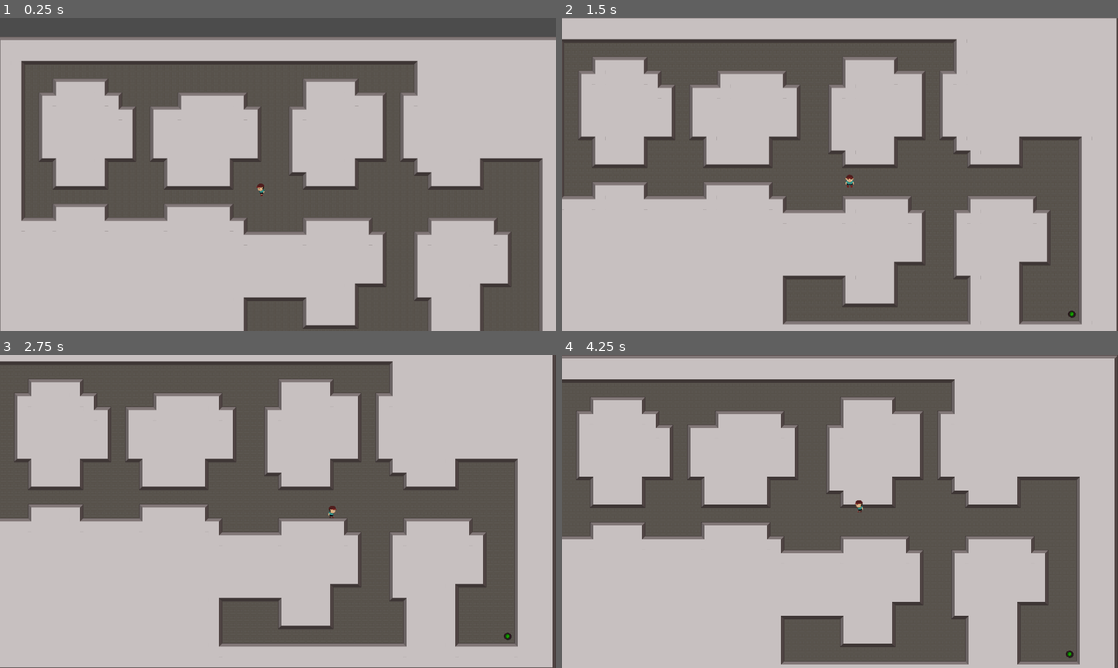
Above: before the commit, frames 1-4 (two rows, left to right).
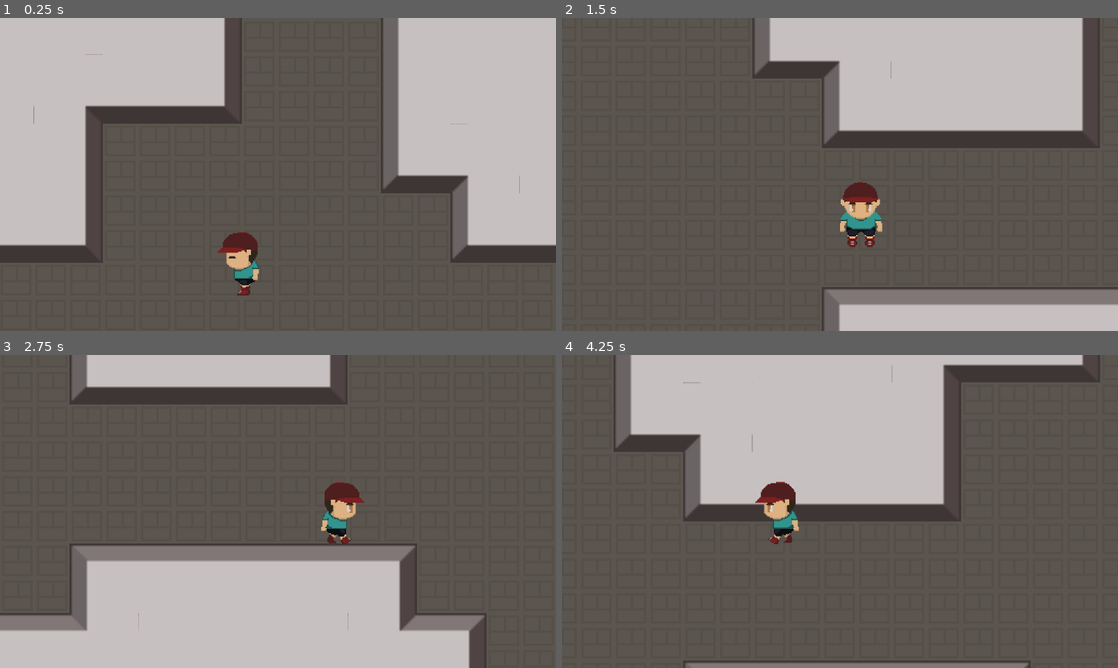
Above: after the commit, the same moments.

Repository: keklingaiu/B453-project
Game: Godot game, scene res://Game.tscn
The game is run twice, just before and just after one commit, with the same random seed, the same clock (stepped at 60 frames per second) and the same inputs.
Inputs:
- Up to frame 1 (0.25 s): no input
- Up to frame 2 (1.5 s): hold D (right) 0.53-1.28 s; hold S (down) from 1.28 s (still down)
- Up to frame 3 (2.75 s): release S (down) at 2.03 s; hold D (right) from 2.03 s (still down)
- Up to frame 4 (4.25 s): release D (right) at 2.78 s; hold W (up) 2.78-3.53 s; hold A (left) from 3.53 s (still down)

The runs differ from the first frame. In frame 1, 58% of the frame differs, in the area x 0-100%, y 0-100%; in frame 2, 60%; in frame 3, 60%; in frame 4, 66%.

Commit message:
Changed camera on player to show a little bit more of play area

Diff:
--- a/Castle Clash/Player/Player.tscn
+++ b/Castle Clash/Player/Player.tscn
@@ -211,7 +211,7 @@
 texture = ExtResource( 1 )
 vframes = 10
 hframes = 10
-frame = 60
+frame = 50
 
 [node name="CollisionShape2D" type="CollisionShape2D" parent="."]
 position = Vector2( -0.0561523, 19.4063 )
@@ -238,6 +238,7 @@
 
 [node name="Camera2D" type="Camera2D" parent="."]
 current = true
+zoom = Vector2( 0.2, 0.2 )
 limit_left = -32
 limit_top = -32
 limit_right = 1312
